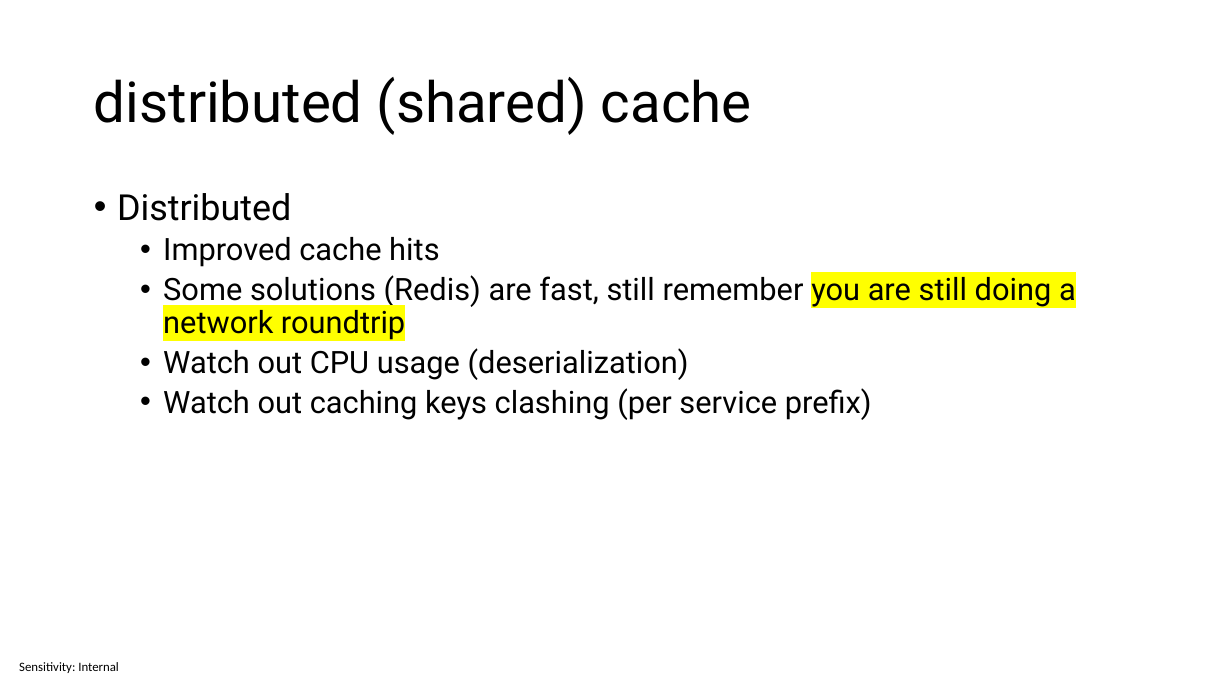
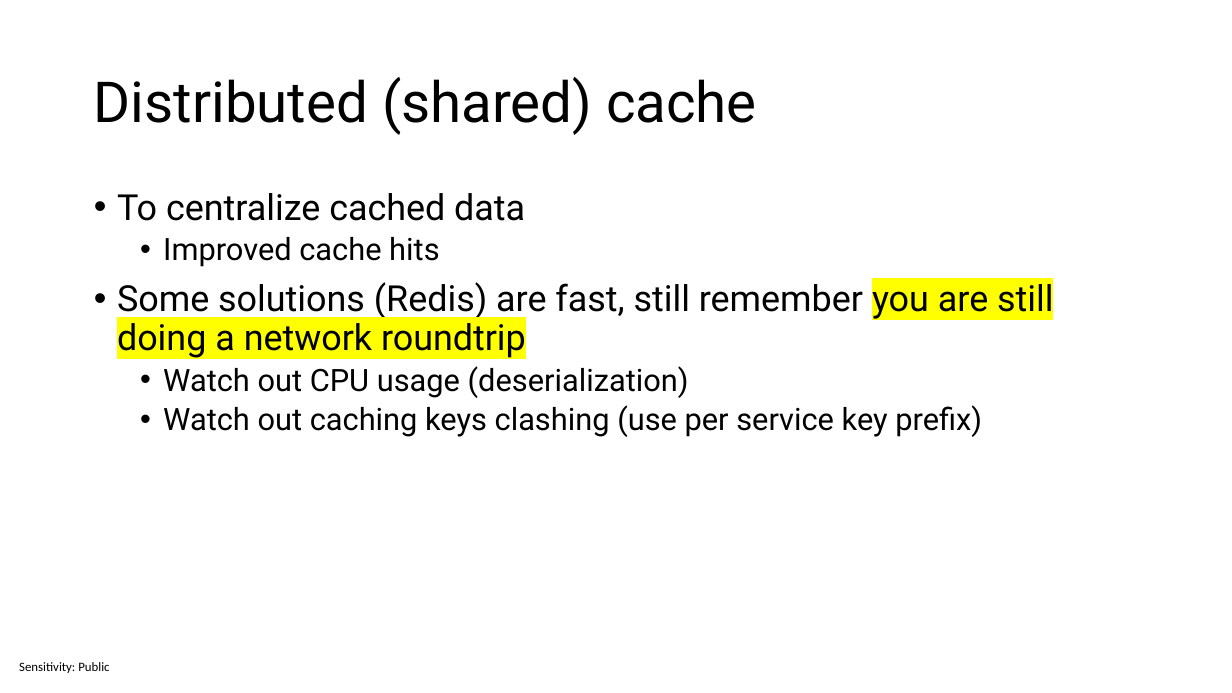
Before and after one commit to sabbadino/cache-like-a-pro-fusion-cache, a slide deck: slide 9 of cache-like-a-pro.pptx. Drawn at 1232x693 pixels with LibreOffice and Linux fonts; fonts in the diff are those of the drawing. Boxes give left, top, right and bottom in pixels: in the first picture for what was removed or moved away, otherwise in the second. Text is boxed around its words. In the diff, an @@ line names an element or a change of style, - is before the commit and + after.

```diff
--- a/cache-like-a-pro.pptx
+++ b/cache-like-a-pro.pptx
@@ title at [94, 77, 757, 135]: text changed @@
-distributed (shared) cache
+Distributed (shared) cache
@@ text at [117, 193, 525, 221]: text changed @@
-• Distributed
+• To centralize cached data
@@ text at [117, 282, 1053, 358]: size 24 to 28 pt in "Some solutions (Redis) are fast, still remember ..."; list level 2 to 1 in "Some solutions (Redis) are fast, ..." @@
@@ text at [163, 405, 982, 437]: text changed @@
-  • Watch out caching keys clashing (per service prefix)
+  • Watch out caching keys clashing (use per service key prefix)
@@ text at [19, 662, 109, 673]: text changed @@
-Sensitivity: Internal
+Sensitivity: Public
```
Also in this commit, not shown: 38 other slides changed, 4 slides added, 1 other file.
